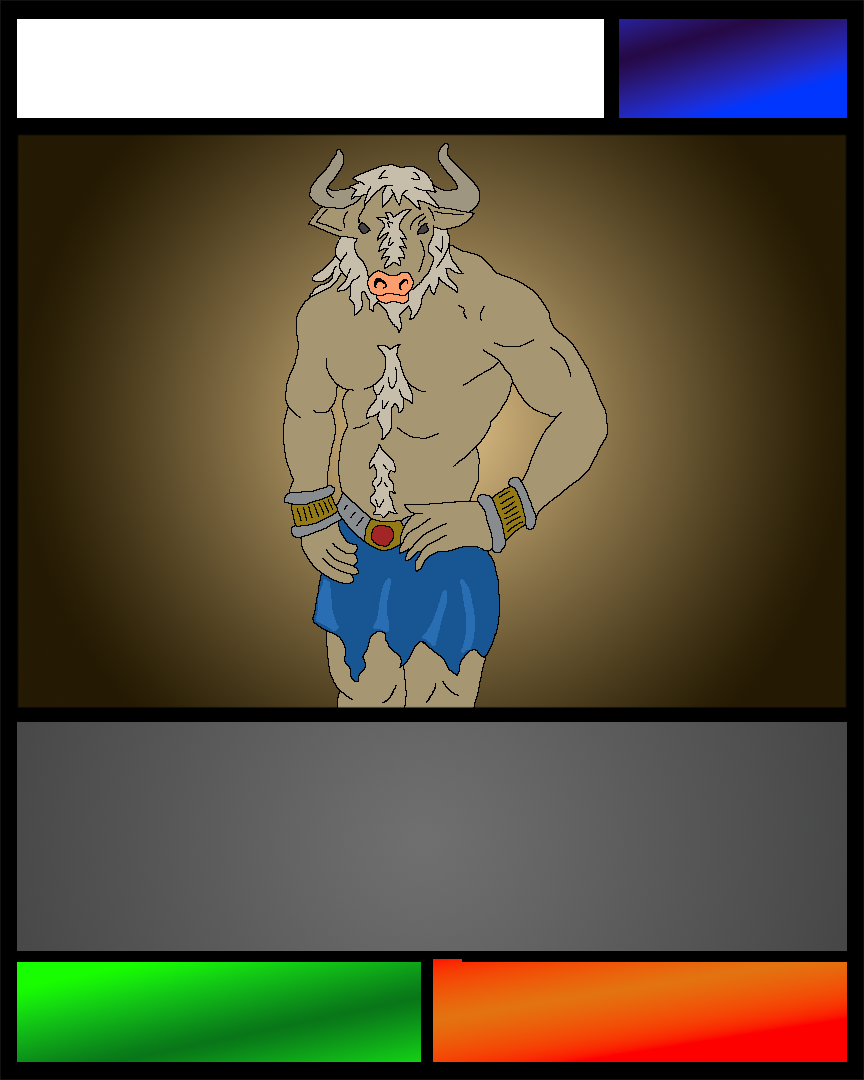
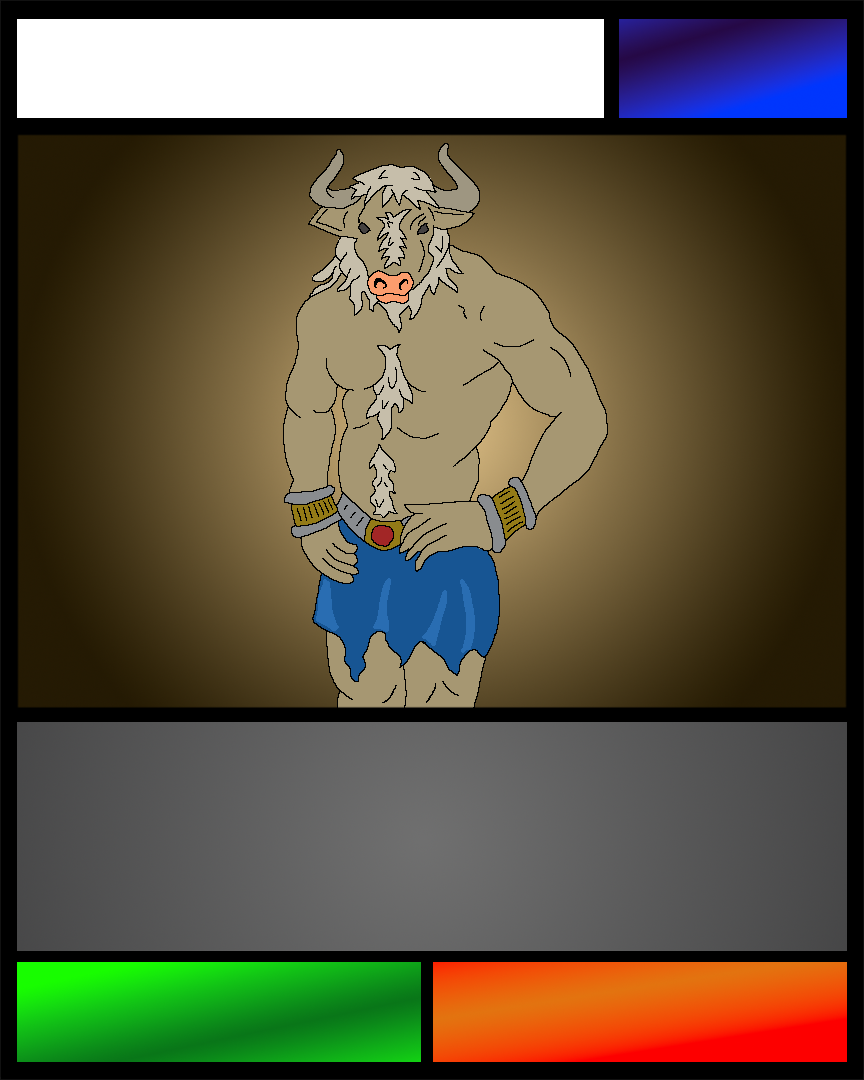
Layered file, before and after one edit (864 × 1080). Changes by layer:
renamed "Linie 17" to "Card", painted on it over [433, 959, 462, 962]
